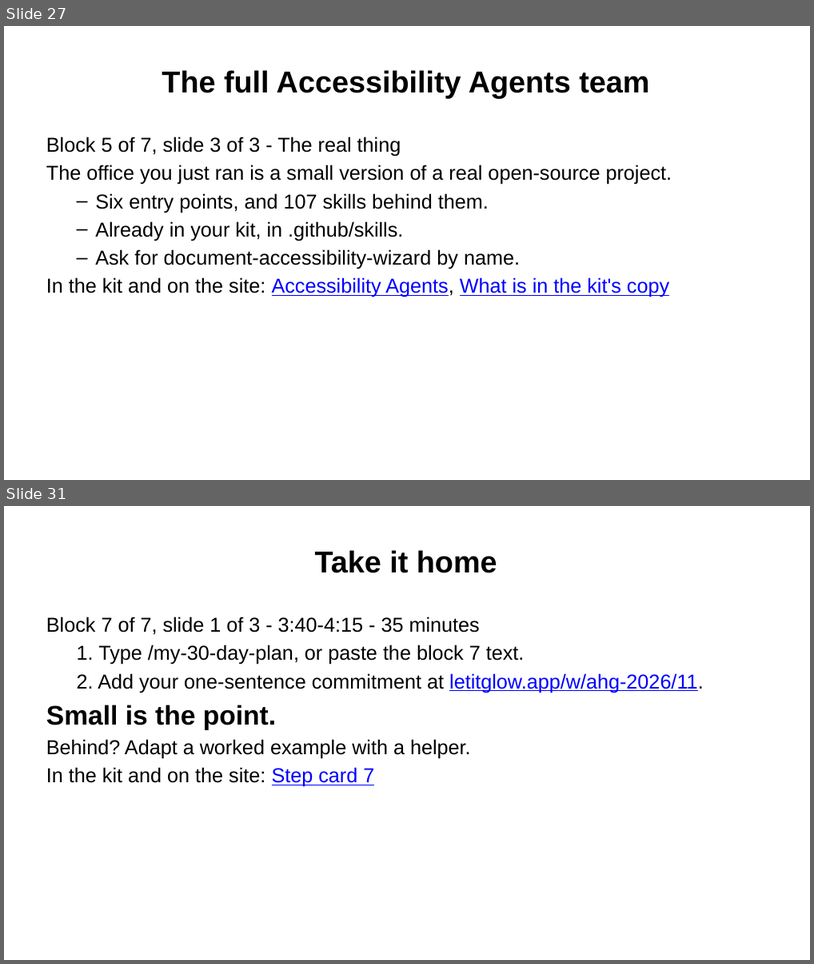
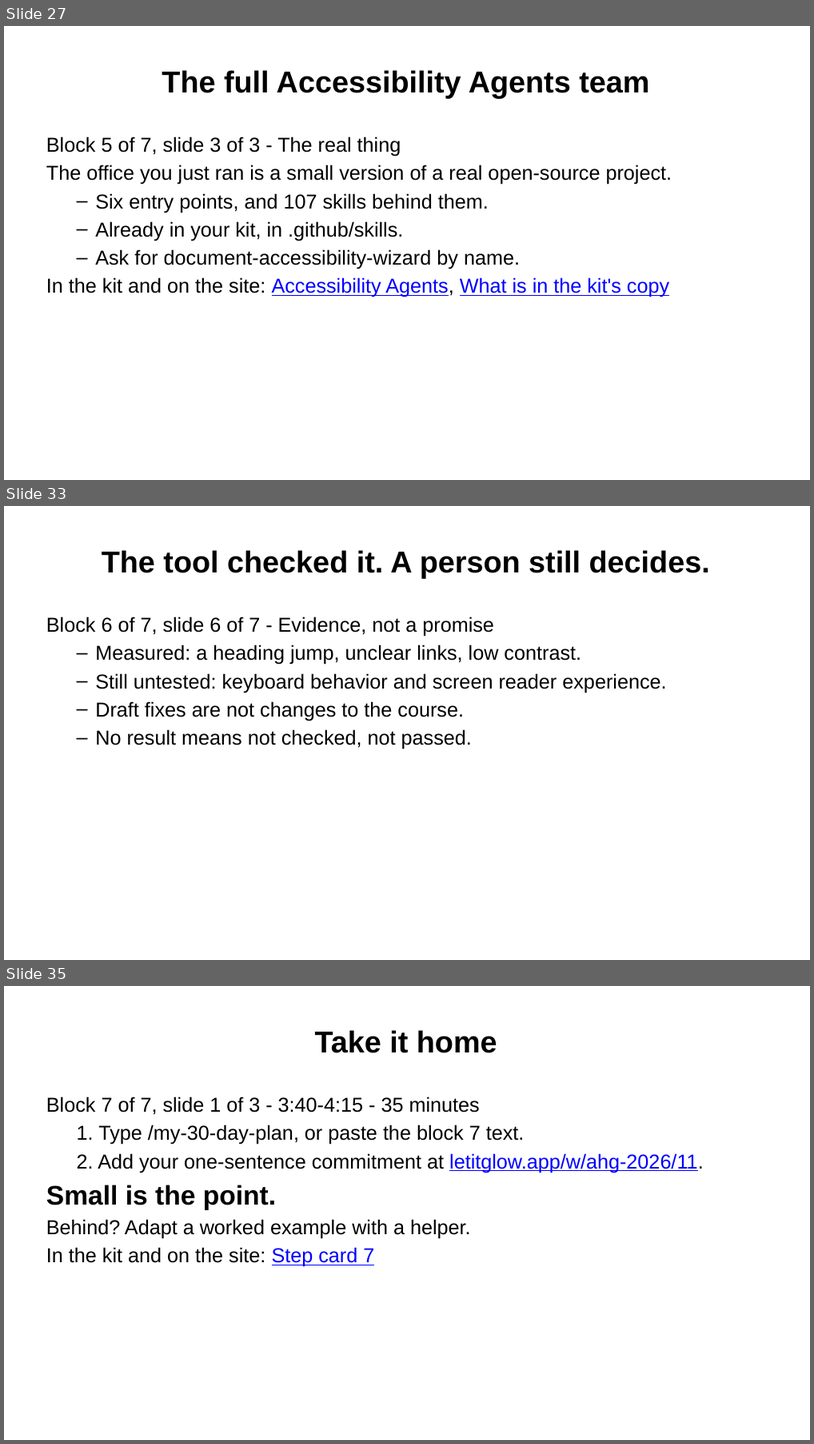
Before and after one commit to Community-Access/glow, a slide deck: docs/ahg-2026/slides.pptx. Shown one above the other, each under a label of ours: slides 27 and 31 before the commit, slides 27, 33 and 35 after it; the slides between them are not shown. The pictures are 814x964 and 814x1444 pixels, drawn with LibreOffice and Linux fonts; fonts in the diff are those of the drawing. Boxes give left, top, right and bottom in pixels: in the first picture for what was removed or moved away, otherwise in the second. Text is boxed around its words. In the diff, an @@ line names an element or a change of style, - is before the commit and + after.

```diff
--- a/docs/ahg-2026/slides.pptx
+++ b/docs/ahg-2026/slides.pptx
@@ slide 33 added at [4,506,810,960], background #FFFFFF @@
@@ title added at [102,550,710,578], 36 pt, text #000000, bold @@
+The tool checked it. A person still decides.
@@ text added at [46,616,666,749], 24 pt, text #000000 @@
+Block 6 of 7, slide 6 of 7 - Evidence, not a promise
+  – Measured: a heading jump, unclear links, low contrast.
+  – Still untested: keyboard behavior and screen reader experience.
+  – Draft fixes are not changes to the course.
+  – No result means not checked, not passed.
@@ what was slide 31 is now slide 35 @@
```
Also in this commit, not shown: 3 slides changed, 3 other slides added, 26 other files.
